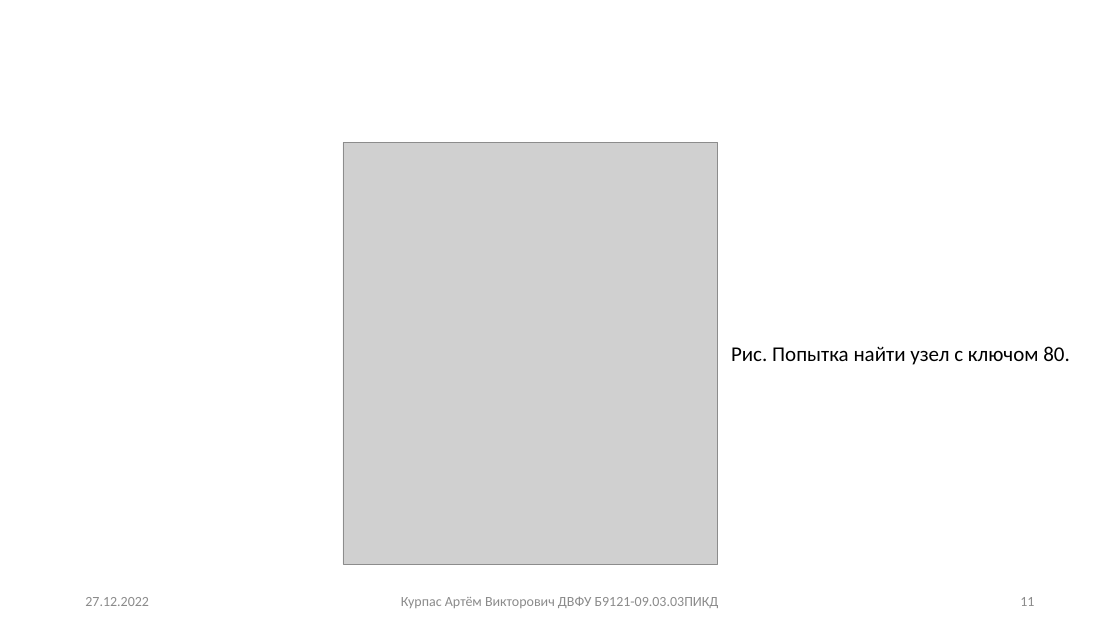
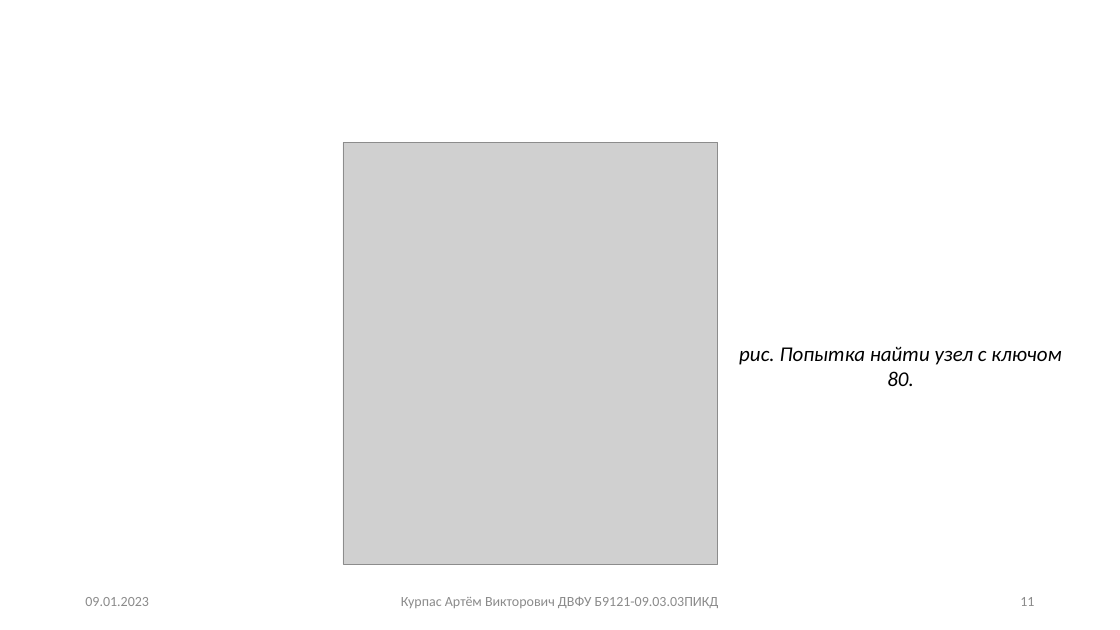
Before and after one commit to TheMeekrok/splay-aa-tree-aisd-2022, a slide deck: slide 11 of docs/presentation.pptx. Drawn at 1120x630 pixels with LibreOffice and Linux fonts; fonts in the diff are those of the drawing; grey boxes stand for pictures. Boxes give left, top, right and bottom in pixels: in the first picture for what was removed or moved away, otherwise in the second. Text is boxed around its words. In the diff, an @@ line names an element or a change of style, - is before the commit and + after.

```diff
--- a/docs/presentation.pptx
+++ b/docs/presentation.pptx
@@ text at (x1=739, y1=346, x2=1061, y2=386): text changed; italic on @@
-Риc. Попытка найти узел с ключом 80.
+риc. Попытка найти узел с ключом 80.
@@ text at (x1=85, y1=597, x2=149, y2=606): text changed @@
-27.12.2022
+09.01.2023
```
Also in this commit, not shown: 28 other slides changed, 9 slides added, 8 other files.
